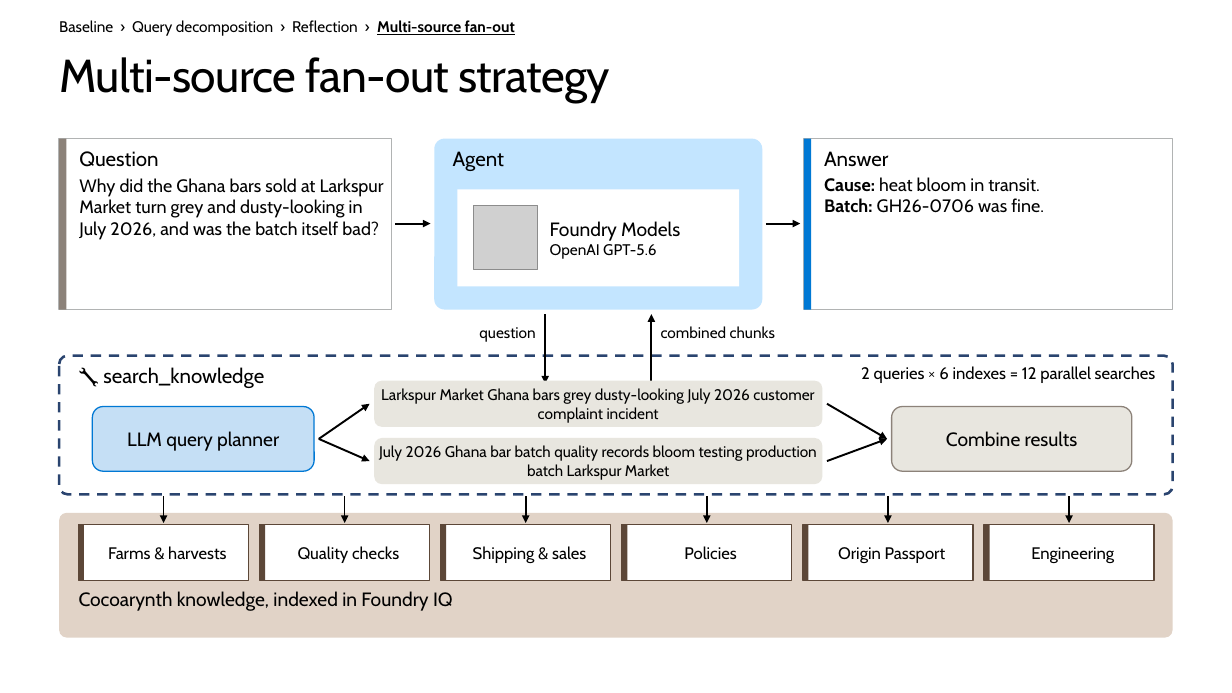
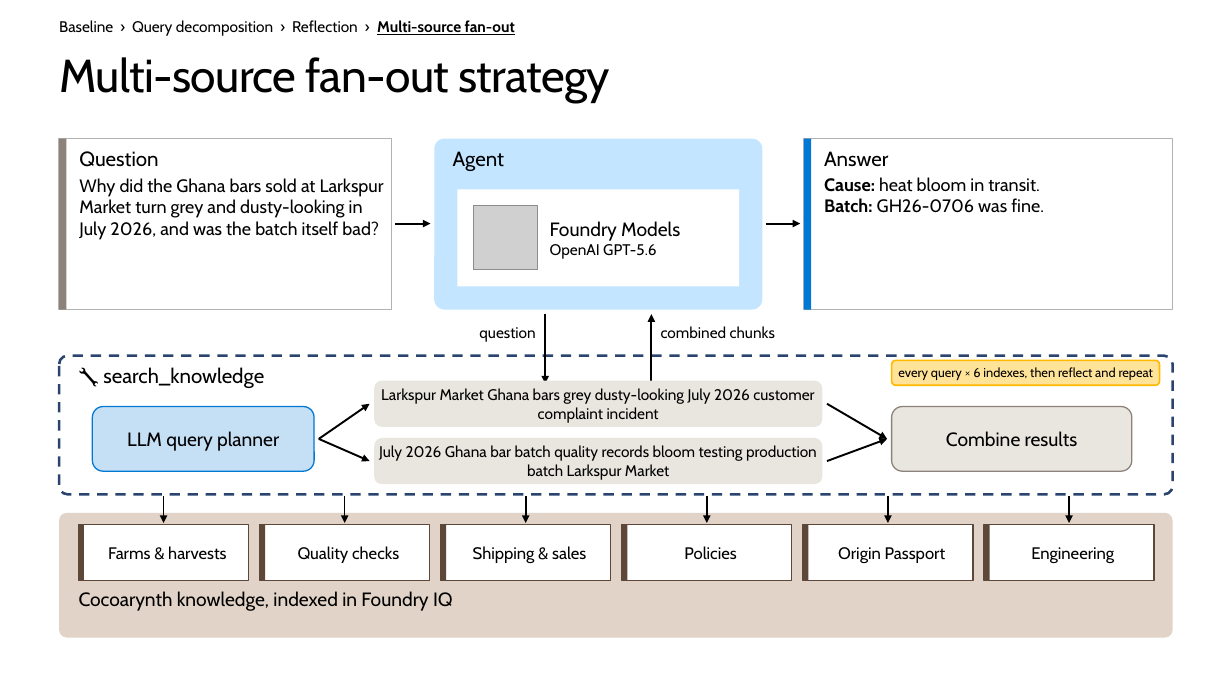
Before and after one commit to microsoft/ignite26-BRK300-building-agentic-retrieval-from-diy-to-foundry-iq, a slide deck: slide 32 of IgniteBRK300-WorkingDeck.pptx (slide 30 before the commit). Drawn at 1232x693 pixels with LibreOffice and Linux fonts; fonts in the diff are those of the drawing; grey boxes stand for pictures; background and template pictures are left out. Boxes give left, top, right and bottom in pixels: in the first picture for what was removed or moved away, otherwise in the second. Text is boxed around its words. In the diff, an @@ line names an element or a change of style, - is before the commit and + after.

```diff
--- a/IgniteBRK300-WorkingDeck.pptx
+++ b/IgniteBRK300-WorkingDeck.pptx
@@ text removed at (x1=861, y1=366, x2=1156, y2=383) @@
-2 queries × 6 indexes = 12 parallel searches
@@ rounded rectangle added at (x1=892, y1=360, x2=1160, y2=385), fill #FFE399, outline #FFB900 1.25 pt, 10 pt, text #000000 @@
+every query × 6 indexes, then reflect and repeat
```
Also in this commit, not shown: 28 other slides changed, 3 slides added, 1 slide removed, 27 other files.
